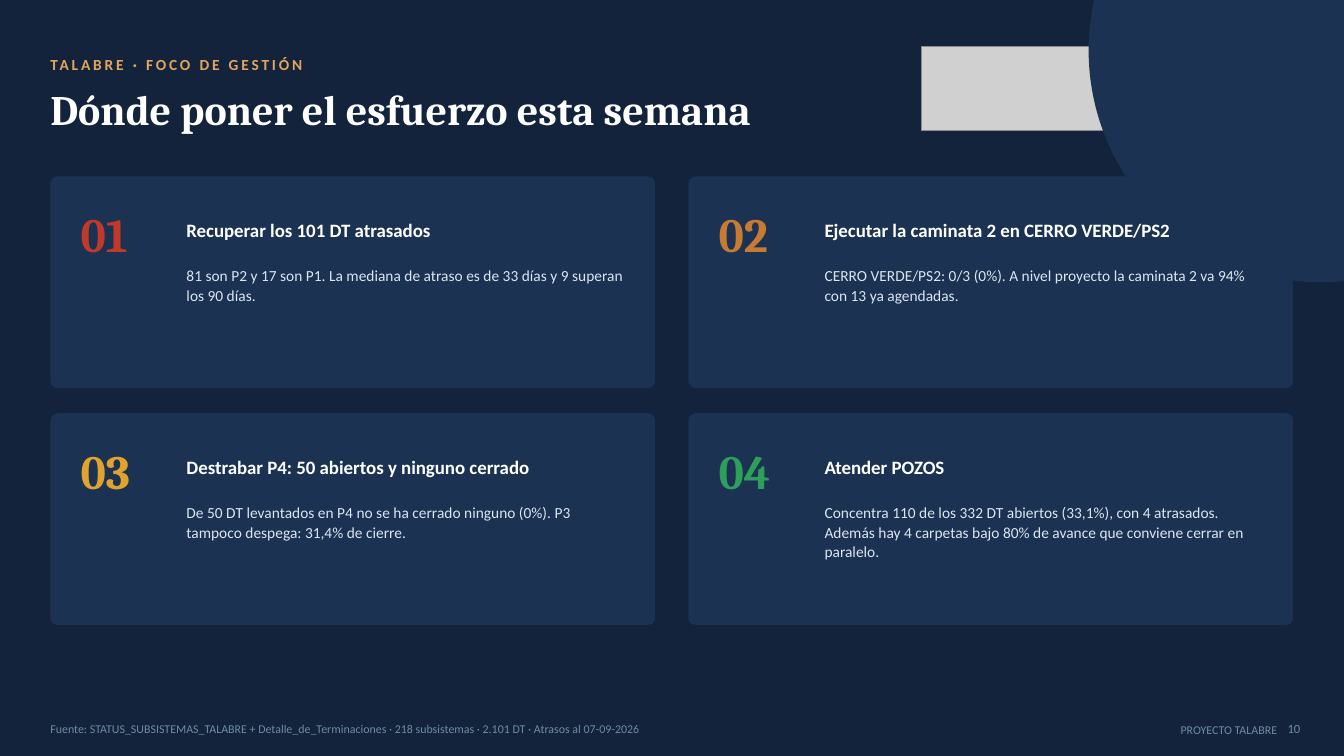
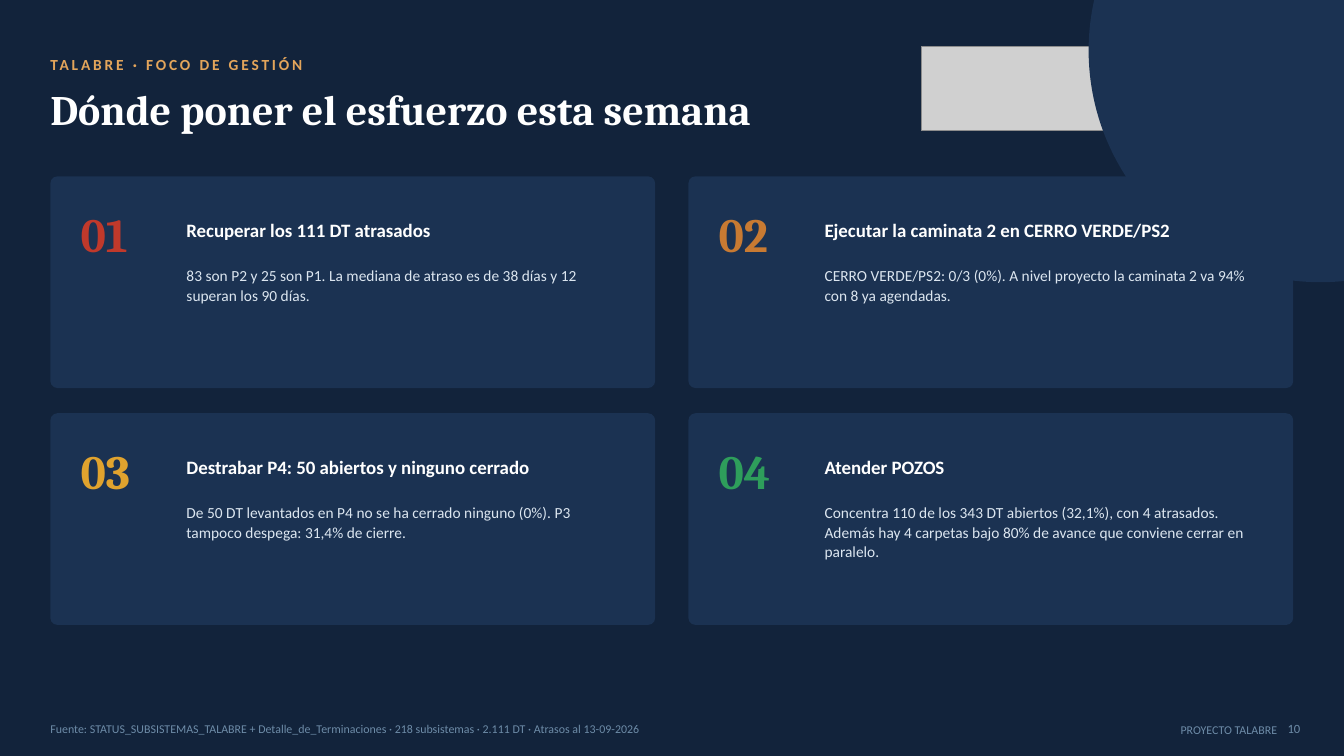
Before and after one commit to tdkvalex/Dashboard-HSEQ, a slide deck: slide 10 of panel_control_TOP_P1/Panel_Control_TOP_P1.pptx. Drawn at 1344x756 pixels with LibreOffice and Linux fonts; fonts in the diff are those of the drawing; grey boxes stand for pictures. Boxes give left, top, right and bottom in pixels: in the first picture for what was removed or moved away, otherwise in the second. Text is boxed around its words. In the diff, an @@ line names an element or a change of style, - is before the commit and + after.

```diff
--- a/panel_control_TOP_P1/Panel_Control_TOP_P1.pptx
+++ b/panel_control_TOP_P1/Panel_Control_TOP_P1.pptx
@@ text at [186, 223, 431, 240]: text changed @@
-Recuperar los 101 DT atrasados
+Recuperar los 111 DT atrasados
@@ text at [186, 270, 577, 304]: text changed @@
-81 son P2 y 17 son P1. La mediana de atraso es de 33 días y 9 superan los 90 días.
+83 son P2 y 25 son P1. La mediana de atraso es de 38 días y 12 superan los 90 días.
@@ text at [825, 270, 1245, 304]: text changed @@
-CERRO VERDE/PS2: 0/3 (0%). A nivel proyecto la caminata 2 va 94% con 13 ya agendadas.
+CERRO VERDE/PS2: 0/3 (0%). A nivel proyecto la caminata 2 va 94% con 8 ya agendadas.
@@ text at [825, 507, 1244, 560]: text changed @@
-Concentra 110 de los 332 DT abiertos (33,1%), con 4 atrasados. Además hay 4 carpetas bajo 80% de avance que conviene cerrar en paralelo.
+Concentra 110 de los 343 DT abiertos (32,1%), con 4 atrasados. Además hay 4 carpetas bajo 80% de avance que conviene cerrar en paralelo.
@@ text at [50, 725, 640, 735]: text changed @@
-Fuente: STATUS_SUBSISTEMAS_TALABRE + Detalle_de_Terminaciones · 218 subsistemas · 2.101 DT · Atrasos al 07-09-2026
+Fuente: STATUS_SUBSISTEMAS_TALABRE + Detalle_de_Terminaciones · 218 subsistemas · 2.111 DT · Atrasos al 13-09-2026
```
Also in this commit, not shown: 11 other slides changed, 5 other files.
